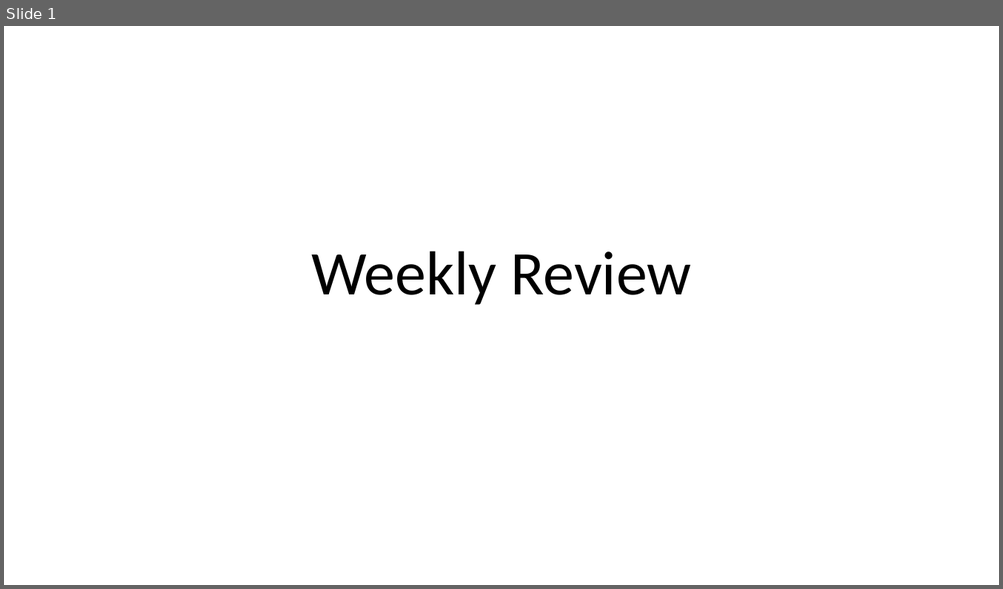
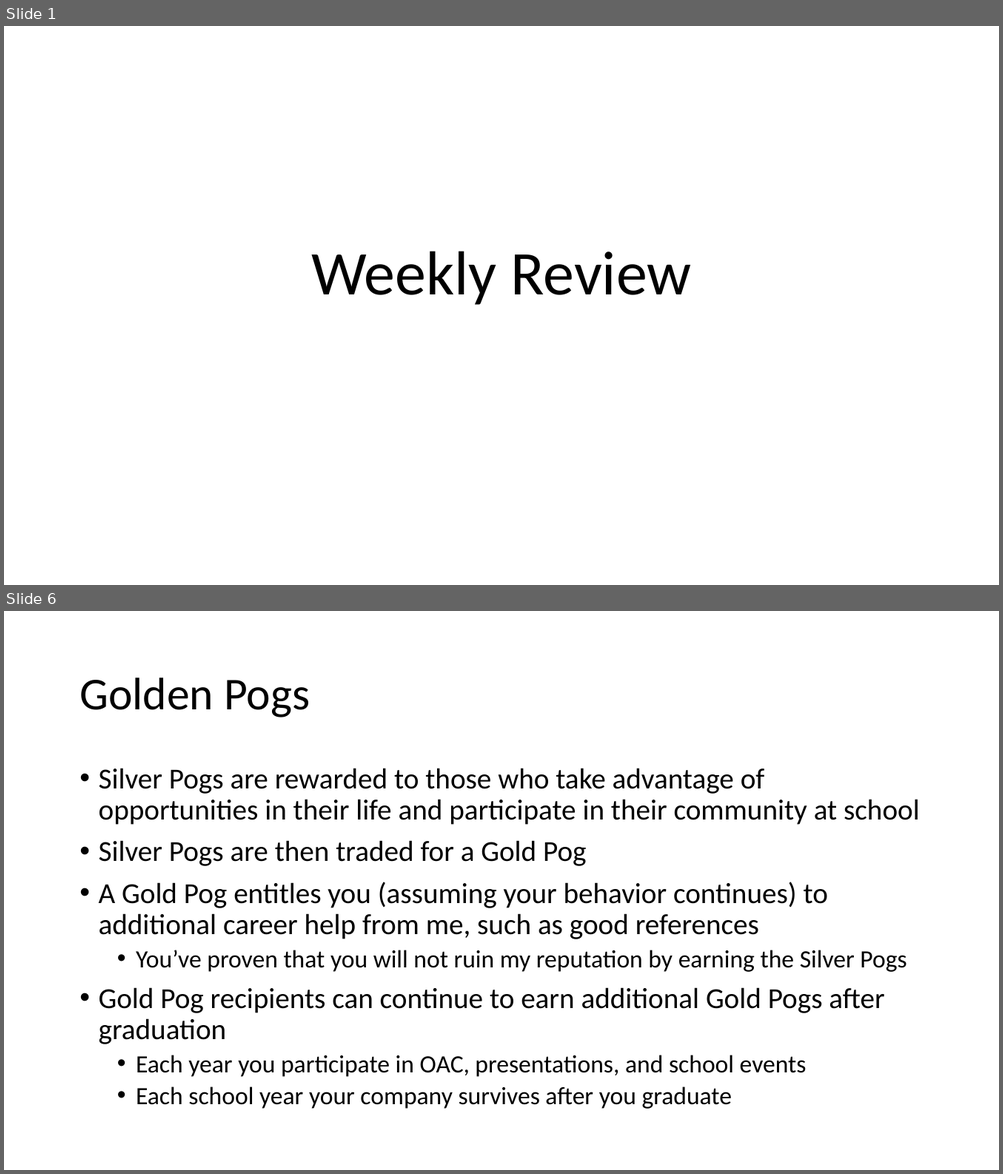
Before and after one commit to parke2023059/docpacs2223, a slide deck: docpac_32270423/Weekly Review.pptx. Shown one above the other, each under a label of ours: slide 1 before the commit, slides 1 and 6 after it; the slides between them are not shown. The pictures are 1003x589 and 1003x1174 pixels, drawn with LibreOffice and Linux fonts; fonts in the diff are those of the drawing. Boxes give left, top, right and bottom in pixels: in the first picture for what was removed or moved away, otherwise in the second. Text is boxed around its words. In the diff, an @@ line names an element or a change of style, - is before the commit and + after.

```diff
--- a/docpac_32270423/Weekly Review.pptx
+++ b/docpac_32270423/Weekly Review.pptx
@@ slide 6 added at (4, 611, 999, 1170), background #FFFFFF @@
@@ title added at (79, 678, 310, 718), 44 pt, text #000000 @@
+Golden Pogs
@@ text added at (99, 768, 919, 1109), 28 pt, text #000000 @@
+• Silver Pogs are rewarded to those who take advantage of opportunities in their life and participate in their community at school
+• Silver Pogs are then traded for a Gold Pog
+• A Gold Pog entitles you (assuming your behavior continues) to additional career help from me, such as good references
+  • You’ve proven that you will not ruin my reputation by earning the Silver Pogs
+• Gold Pog recipients can continue to earn additional Gold Pogs after graduation
+  • Each year you participate in OAC, presentations, and school events
+  • Each school year your company survives after you graduate
```
Also in this commit, not shown: 2 slides changed, 2 other slides added, 2 slides removed, 3 other files.
